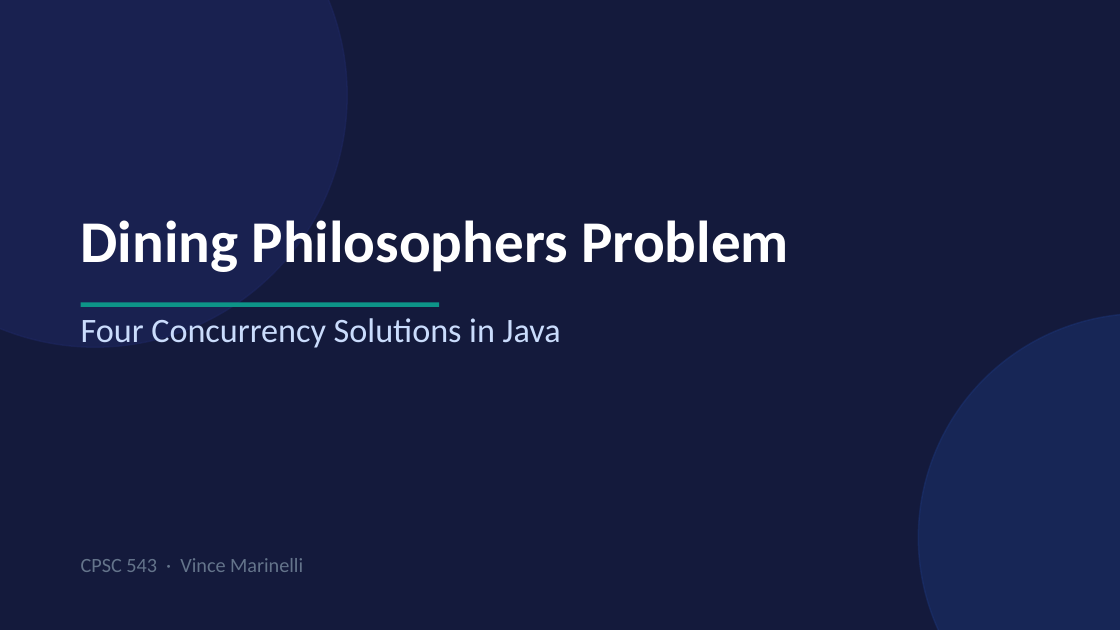
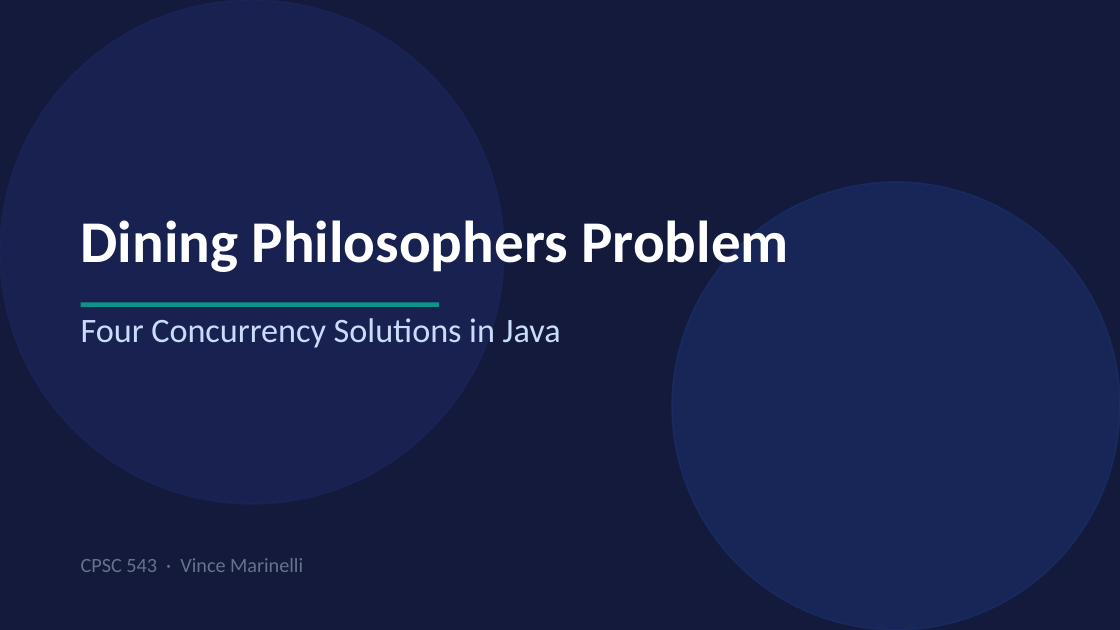
Before and after one commit to vincemarinelli/cpsc543_dining_philosophers_problem, a slide deck: slide 1 of JavaDPP/docs/DiningPhilosophers.pptx. Drawn at 1120x630 pixels with LibreOffice and Linux fonts; fonts in the diff are those of the drawing. Boxes give left, top, right and bottom in pixels: in the first picture for what was removed or moved away, otherwise in the second. Text is boxed around its words. In the diff, an @@ line names an element or a change of style, - is before the commit and + after.

```diff
--- a/JavaDPP/docs/DiningPhilosophers.pptx
+++ b/JavaDPP/docs/DiningPhilosophers.pptx
@@ ellipse: place and size @@
-ellipse at bbox=[0, 0, 347, 347]
+ellipse at bbox=[0, 0, 504, 504]
@@ ellipse: place and size @@
-ellipse at bbox=[918, 314, 1120, 630]
+ellipse at bbox=[672, 181, 1120, 629]
```
Also in this commit, not shown: 1 other slide changed, 1 slide added, 6 other files.
